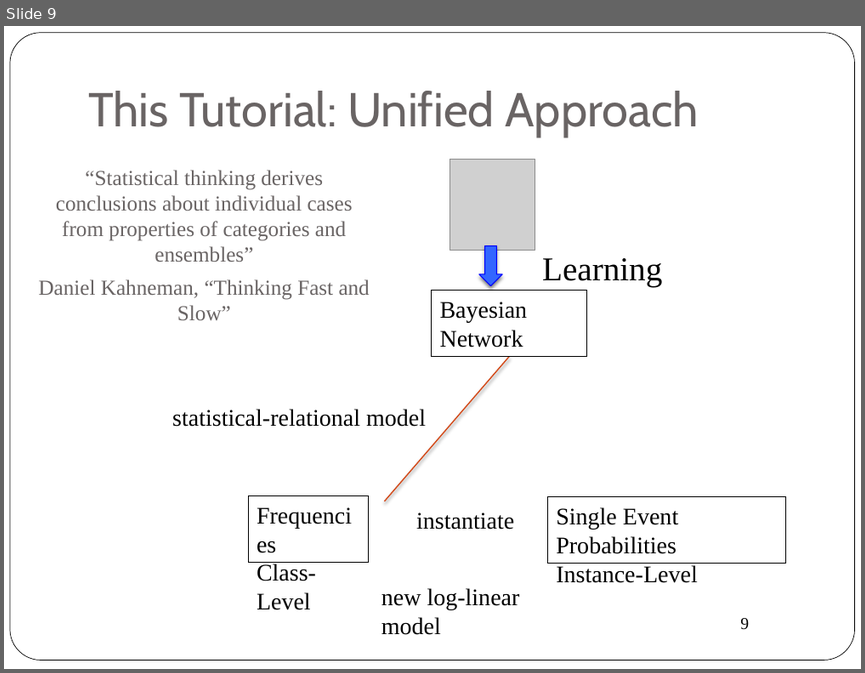
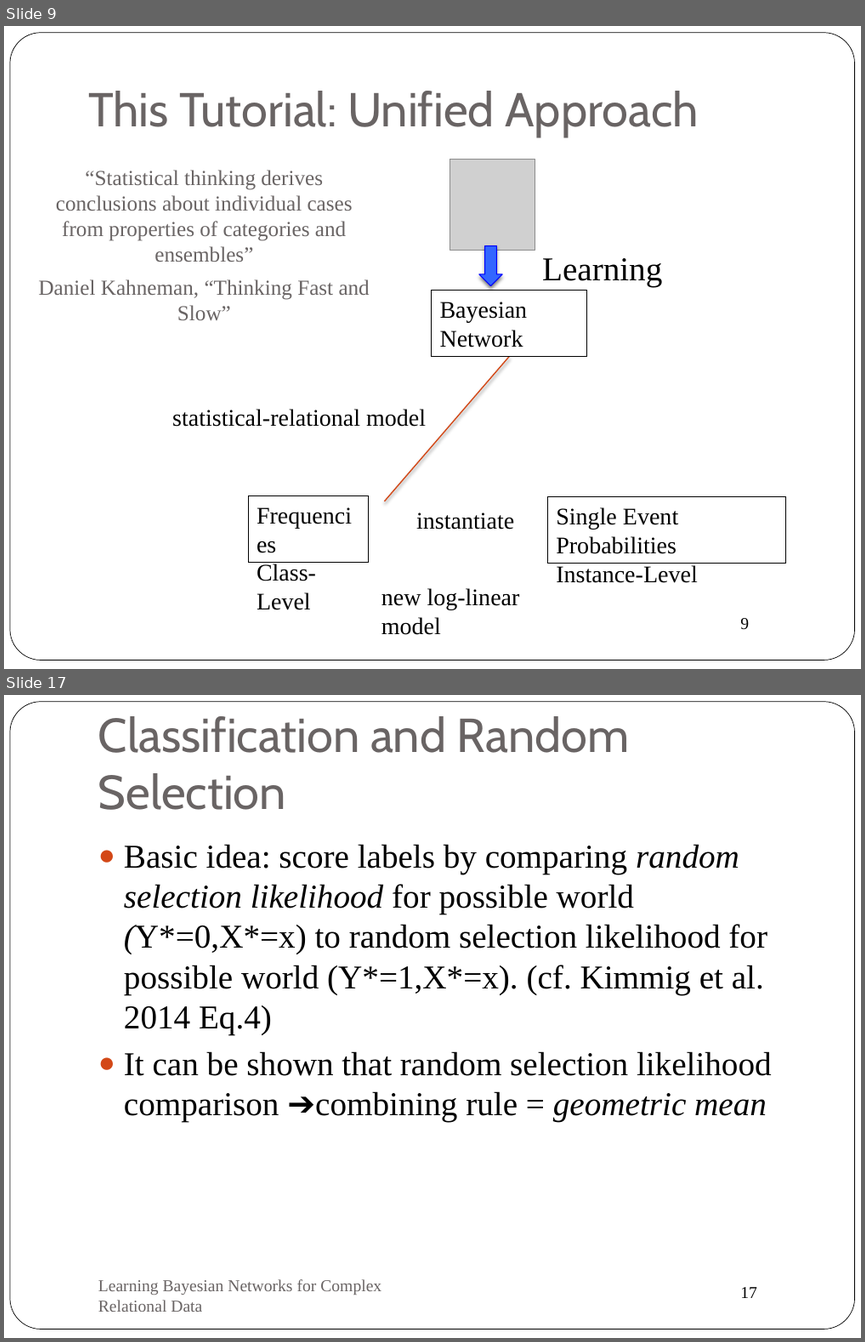
Before and after one commit to oschulte/srl-tutorial-slides, a slide deck: ch5-rel-bayes-net-classifier.pptx. Shown one above the other, each under a label of ours: slide 9 before the commit, slides 9 and 17 after it; the slides between them are not shown. The pictures are 865x673 and 865x1342 pixels, drawn with LibreOffice and Linux fonts; fonts in the diff are those of the drawing; grey boxes stand for pictures; background and template pictures are left out. Boxes give left, top, right and bottom in pixels: in the first picture for what was removed or moved away, otherwise in the second. Text is boxed around its words. In the diff, an @@ line names an element or a change of style, - is before the commit and + after.

Commit message:
new simpler classification slides

```diff
--- a/ch5-rel-bayes-net-classifier.pptx
+++ b/ch5-rel-bayes-net-classifier.pptx
@@ slide 17 added at (4, 695, 861, 1338), background #FFFFFF; not listed: 2 template elements that a slide beside it also shows @@
@@ title added at (98, 716, 629, 810), 40 pt, text #696464 @@
+Classification and Random Selection
@@ text added at (124, 844, 772, 1123), 28 pt, text #000000 @@
+● Basic idea: score labels by comparing random selection likelihood for possible world (Y*=0,X*=x) to random selection likelihood for possible world (Y*=1,X*=x). (cf. Kimmig et al. 2014 Eq.4)
+● It can be shown that random selection likelihood comparison ➔combining rule = geometric mean
@@ text added at (98, 1279, 381, 1311), 14 pt, text #696464 @@
+Learning Bayesian Networks for Complex Relational Data
```
Also in this commit, not shown: 12 slides changed, 4 other slides added, 9 slides removed.
